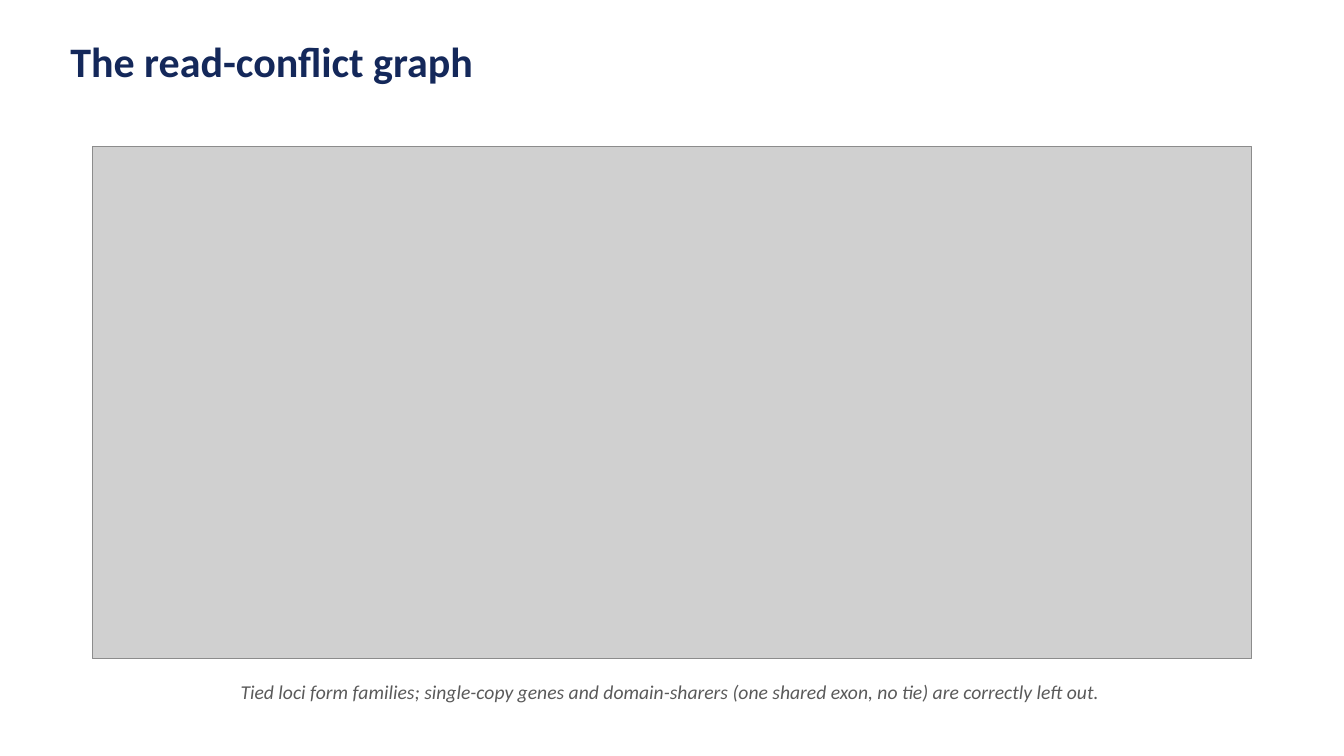
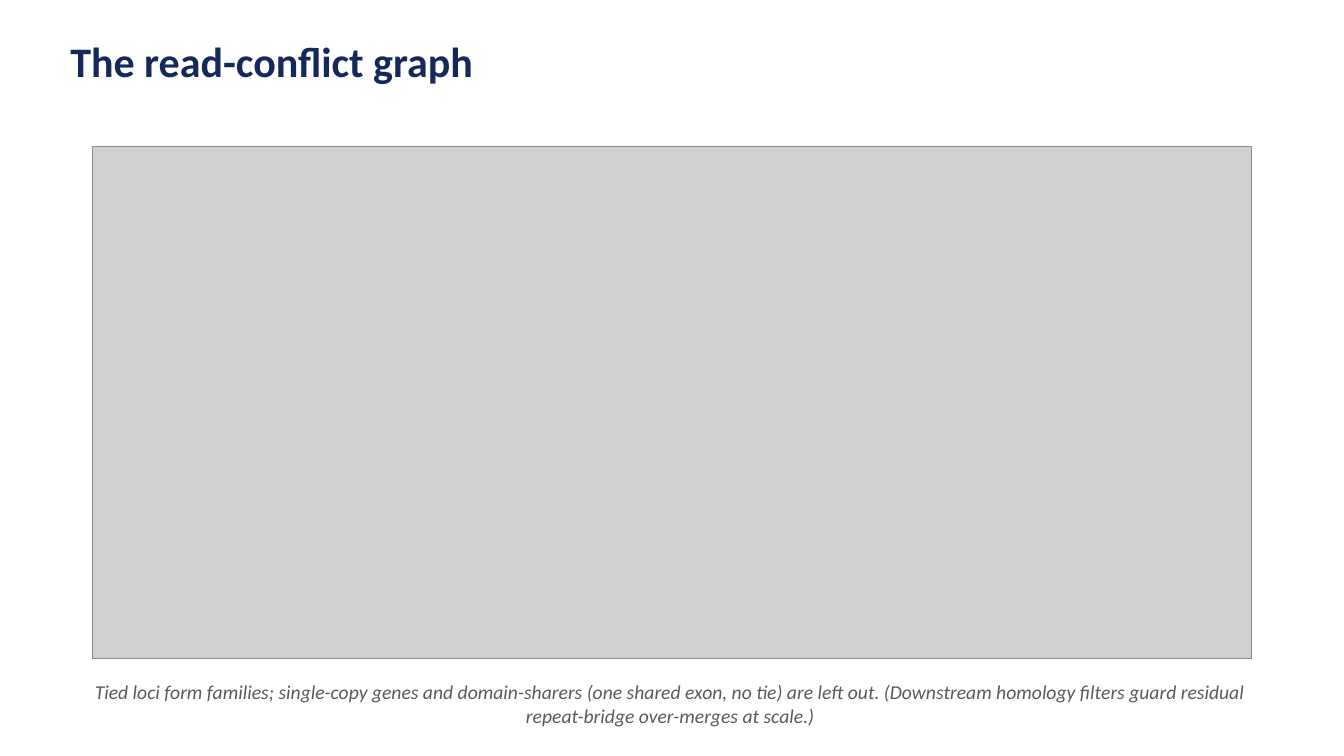
Before and after one commit to juanfraitu1/Rustle, a slide deck: slide 4 of bench/slides/multicopy_families.pptx. Drawn at 1344x756 pixels with LibreOffice and Linux fonts; fonts in the diff are those of the drawing; grey boxes stand for pictures. Boxes give left, top, right and bottom in pixels: in the first picture for what was removed or moved away, otherwise in the second. Text is boxed around its words. In the diff, an @@ line names an element or a change of style, - is before the commit and + after.

```diff
--- a/bench/slides/multicopy_families.pptx
+++ b/bench/slides/multicopy_families.pptx
@@ text at [95, 685, 1244, 727]: text changed @@
-Tied loci form families; single-copy genes and domain-sharers (one shared exon, no tie) are correctly left out.
+Tied loci form families; single-copy genes and domain-sharers (one shared exon, no tie) are left out. (Downstream homology filters guard residual repeat-bridge over-merges at scale.)
```
Also in this commit, not shown: 7 other slides changed, 1 slide added, 4 other files.
